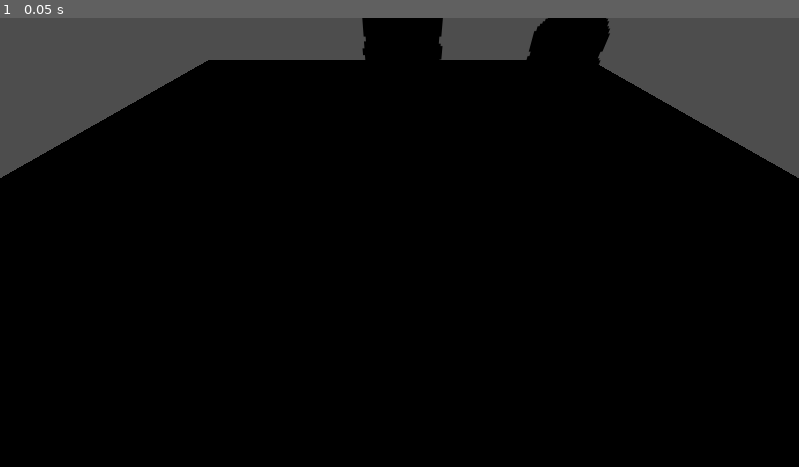
Above: before the commit, frame 1.
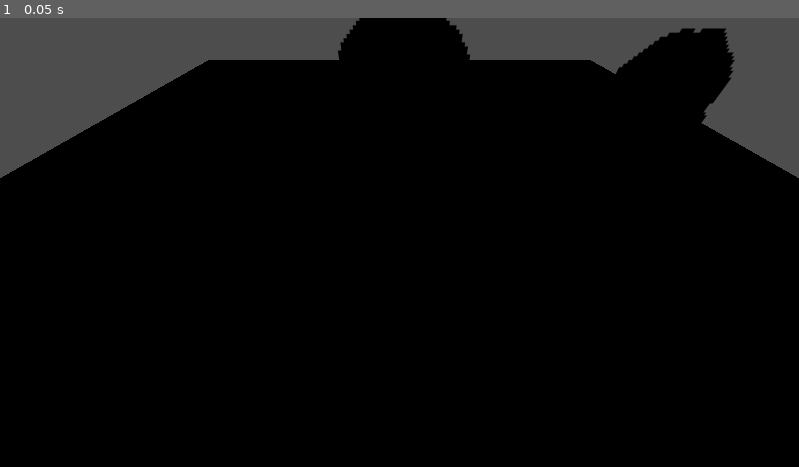
Above: after the commit, the same moment.

Repository: danilobs31/jogodioneia
Game: Godot game, scene res://senas/mundo.tscn
The game is run twice, just before and just after one commit, with the same random seed, the same clock (stepped at 60 frames per second) and the same inputs. The project has no main scene, so this scene is started directly.
Inputs:
- Up to frame 1 (0.05 s): no input

The runs differ from the first frame. In frame 1, 3.2% of the frame differs, in the area x 42-92%, y 0-24%.

Commit message:
alterei posicao arvore

Diff:
--- a/senas/mundo.tscn
+++ b/senas/mundo.tscn
@@ -31,7 +31,7 @@
 mesh = SubResource("PlaneMesh_guvys")
 
 [node name="MeshInstance3D" type="MeshInstance3D" parent="."]
-transform = Transform3D(1, 0, 0, 0, -4.37114e-08, -1, 0, 1, -4.37114e-08, 0, 0.974195, -1.68222)
+transform = Transform3D(1, 0, 0, 0, -4.37114e-08, -1, 0, 1, -4.37114e-08, -0.00203967, 0.994614, 0.704361)
 mesh = SubResource("PlaneMesh_w0de5")
 
 [node name="MeshInstance3D" type="MeshInstance3D" parent="MeshInstance3D"]
